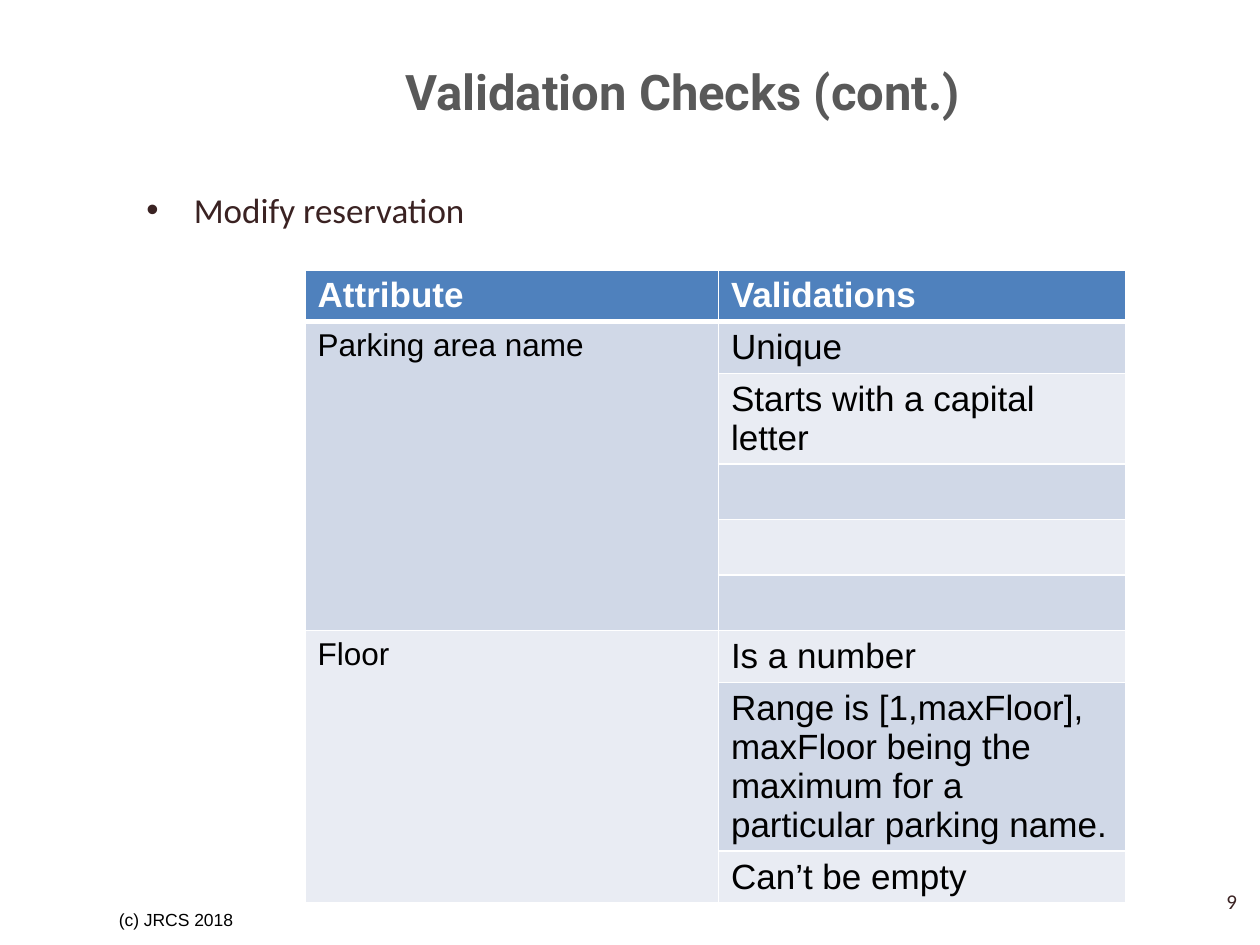
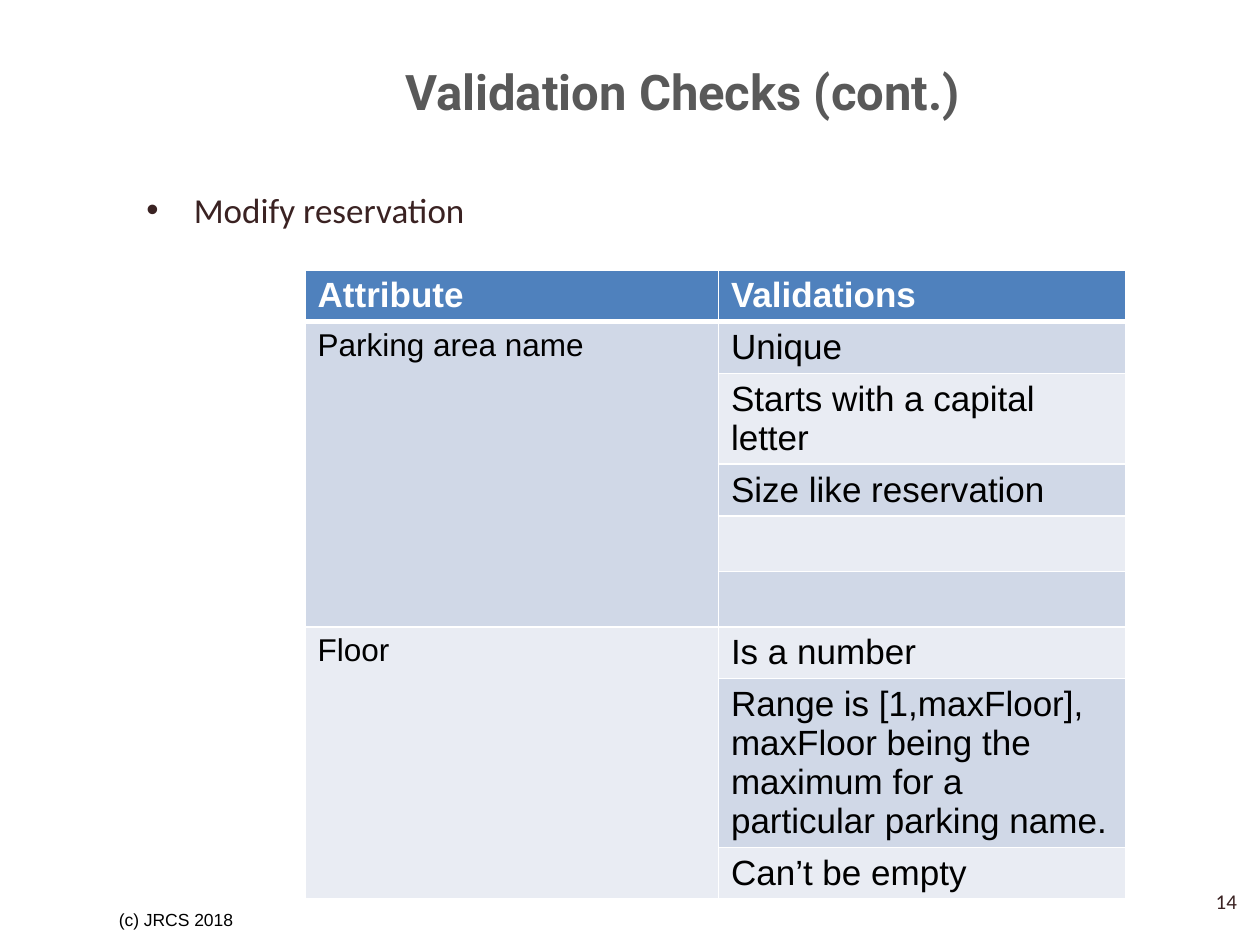
Before and after one commit to SrihariShastry/UTA_Parking, a slide deck: slide 14 of Project_Analysis_Team_3/Validation Checks and Rules Tables.pptx (slide 9 before the commit). Drawn at 1260x945 pixels with LibreOffice and Linux fonts; fonts in the diff are those of the drawing; background and template pictures are left out. Boxes give left, top, right and bottom in pixels: in the first picture for what was removed or moved away, otherwise in the second. Text is boxed around its words. In the diff, an @@ line names an element or a change of style, - is before the commit and + after.

```diff
--- a/Project_Analysis_Team_3/Validation Checks and Rules Tables.pptx
+++ b/Project_Analysis_Team_3/Validation Checks and Rules Tables.pptx
@@ table at (x1=305, y1=270, x2=1126, y2=896) @@
-row 4, column 2: 
+row 4, column 2: Size like reservation
@@ page number at (x1=1216, y1=895, x2=1237, y2=909): text changed @@
-9
+14
```
Also in this commit, not shown: 5 other slides changed, 12 slides added, 4 slides removed, 3 other files.
